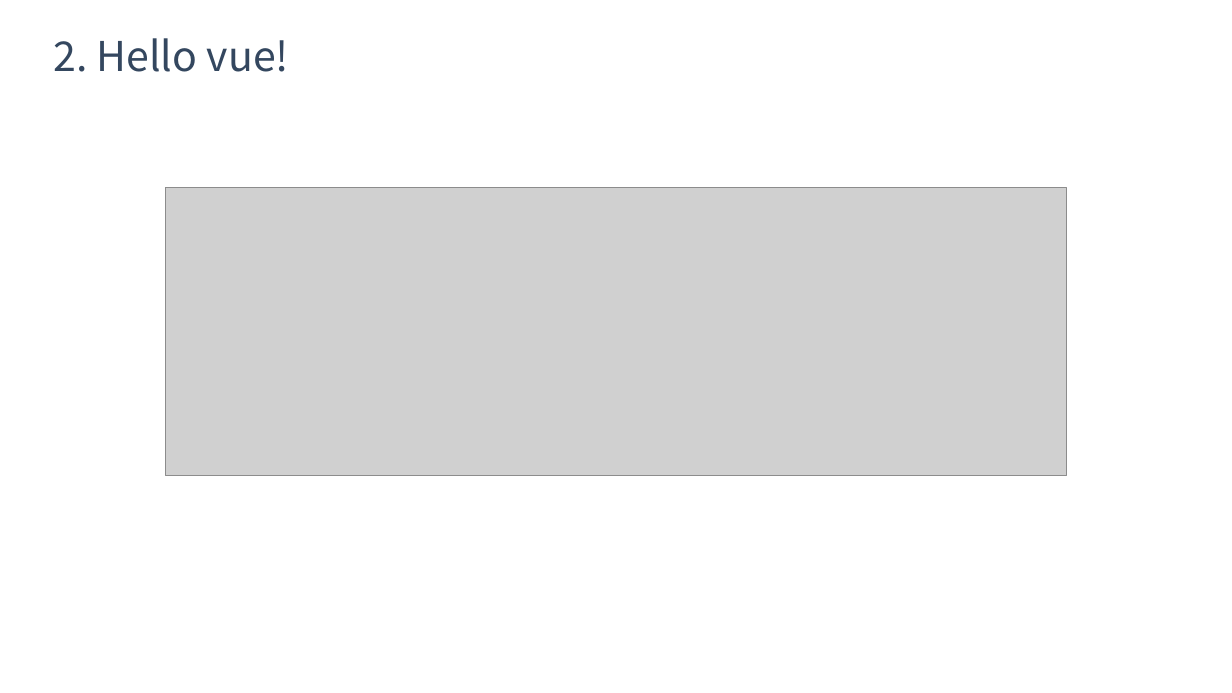
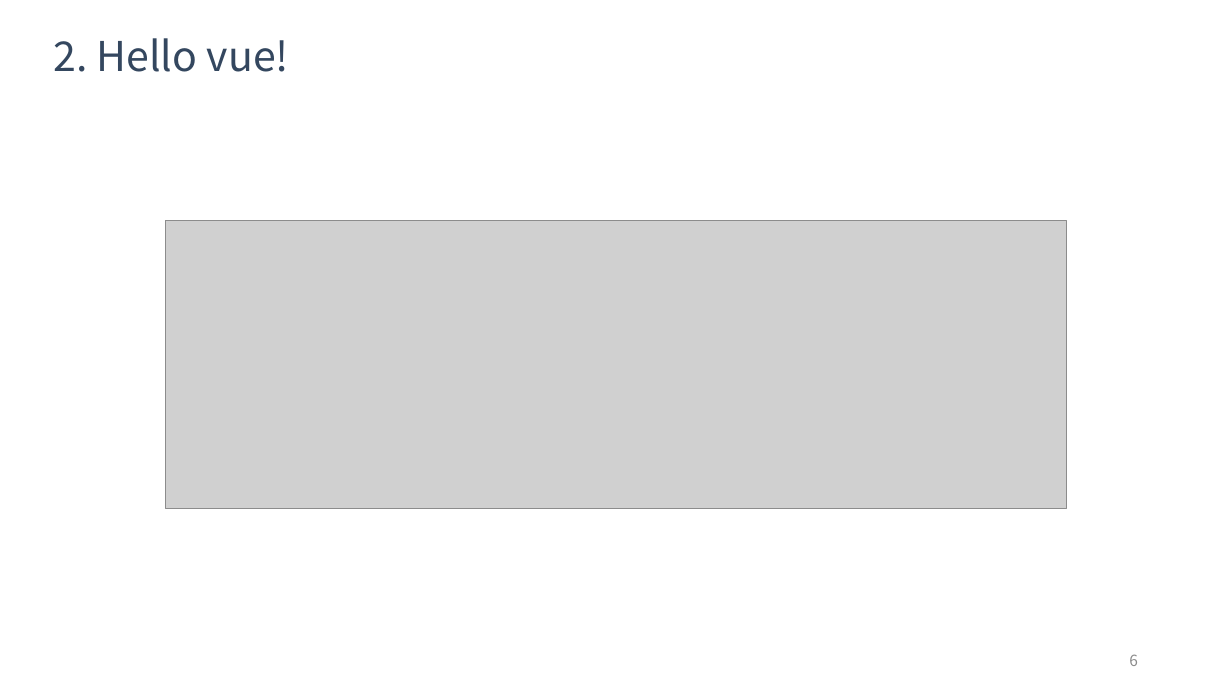
Before and after one commit to raheego/vue-todolist, a slide deck: slide 6 of 역량강화_vuejs_grh.pptx (slide 8 before the commit). Drawn at 1232x693 pixels with LibreOffice and Linux fonts; fonts in the diff are those of the drawing; grey boxes stand for pictures. Boxes give left, top, right and bottom in pixels: in the first picture for what was removed or moved away, otherwise in the second. Text is boxed around its words. In the diff, an @@ line names an element or a change of style, - is before the commit and + after.

```diff
--- a/역량강화_vuejs_grh.pptx
+++ b/역량강화_vuejs_grh.pptx
@@ picture: place and size @@
-picture at bbox=[165, 188, 1067, 476]
+picture at bbox=[165, 221, 1067, 509]
@@ page number added at bbox=[1129, 654, 1138, 666], 12 pt, text #8C8C8C @@
+6
```
Also in this commit, not shown: 33 other slides changed, 13 slides added, 6 slides removed.
